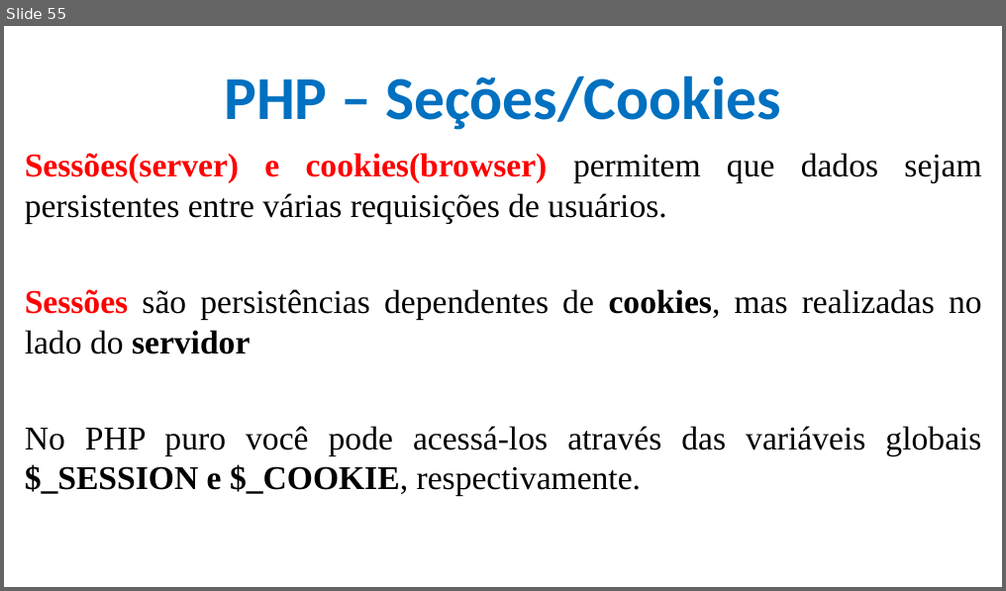
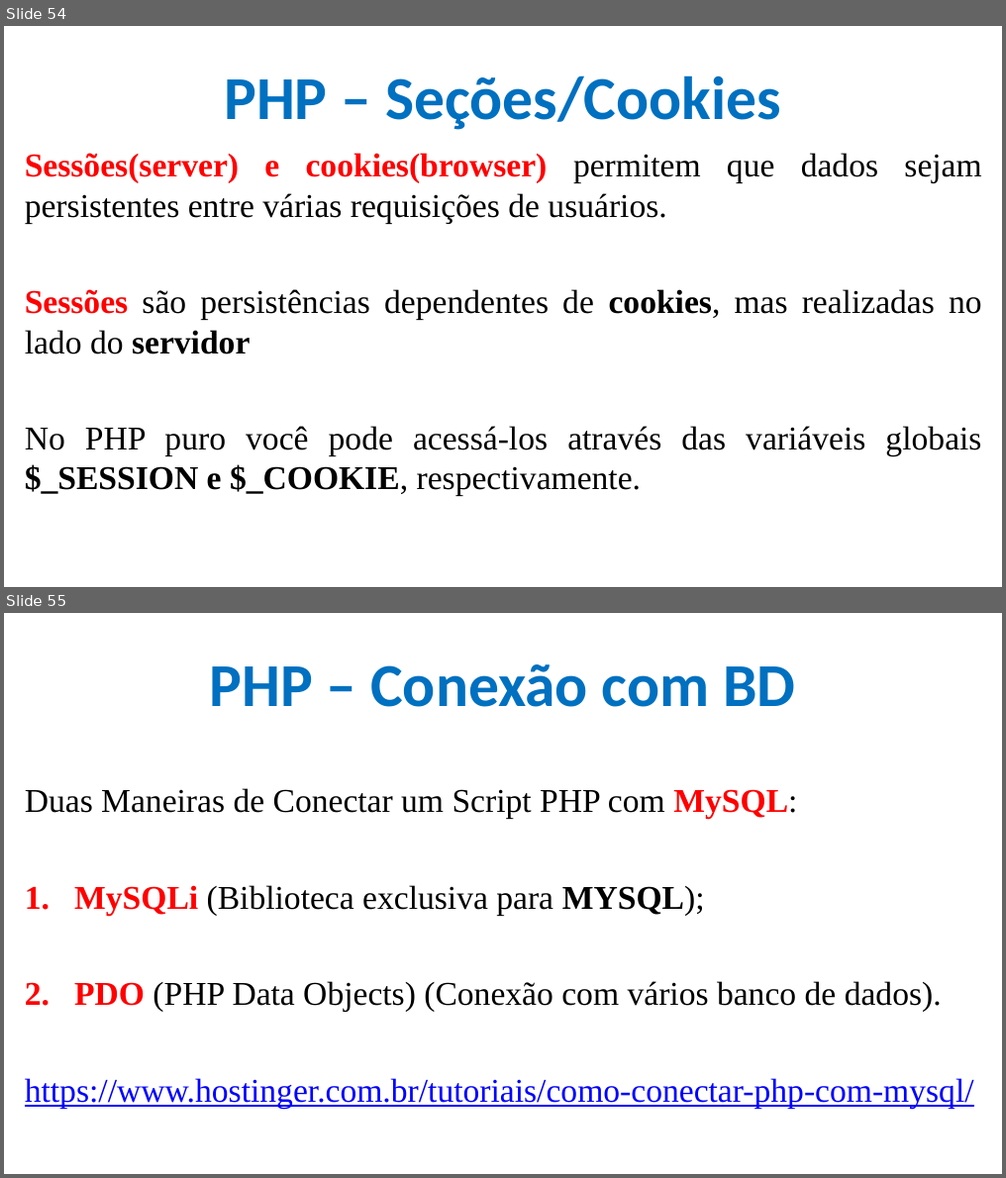
Before and after one commit to CloudEducationBrazil/WydenDesenvolvimentoWebPHP, a slide deck: 01 Classes/Aula 12 e 13 Desenvolvimento Web PHP - PHP.pptx. Shown one above the other, each under a label of ours: slide 55 before the commit, slides 54 and 55 after it. The pictures are 1006x591 and 1006x1178 pixels, drawn with LibreOffice and Linux fonts; fonts in the diff are those of the drawing; background and template pictures are left out. Boxes give left, top, right and bottom in pixels: in the first picture for what was removed or moved away, otherwise in the second. Text is boxed around its words. In the diff, an @@ line names an element or a change of style, - is before the commit and + after.

Commit message:
ppt 11 e 12 PHP Conexão BD

```diff
--- a/01 Classes/Aula 12 e 13 Desenvolvimento Web PHP - PHP.pptx
+++ b/01 Classes/Aula 12 e 13 Desenvolvimento Web PHP - PHP.pptx
@@ slide 55 added at box(4, 613, 1002, 1174), background picture (left out) @@
@@ title added at box(209, 664, 795, 707), 44 pt, text #0070C0, bold @@
+PHP – Conexão com BD
@@ text added at box(25, 788, 974, 1108), 24 pt, text #000000 @@
+Duas Maneiras de Conectar um Script PHP com MySQL:
+1. MySQLi (Biblioteca exclusiva para MYSQL);
+2. PDO (PHP Data Objects) (Conexão com vários banco de dados).
+https://www.hostinger.com.br/tutoriais/como-conectar-php-com-mysql/
@@ what was slide 55 is now slide 54 @@
```
Also in this commit, not shown: 4 slides changed, 4 other slides added.
